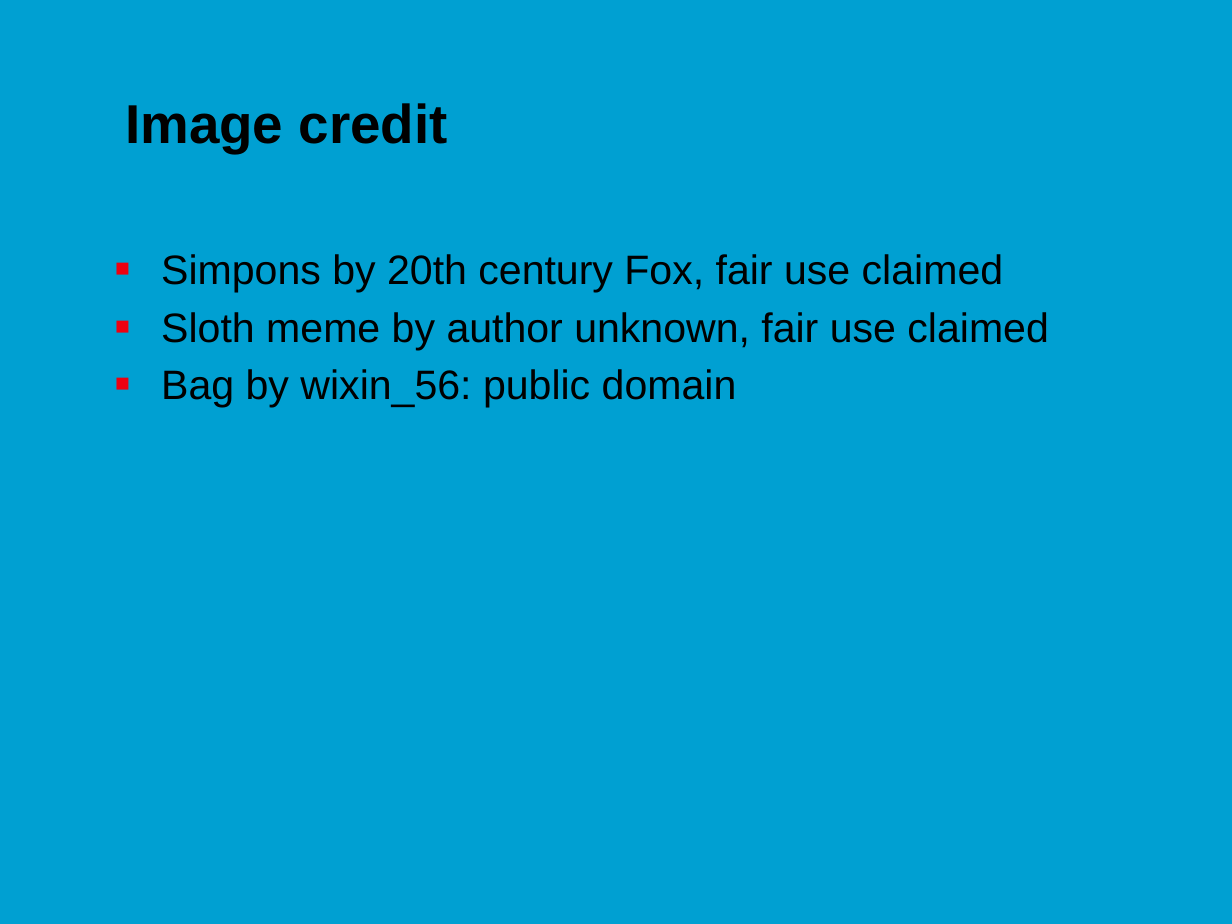
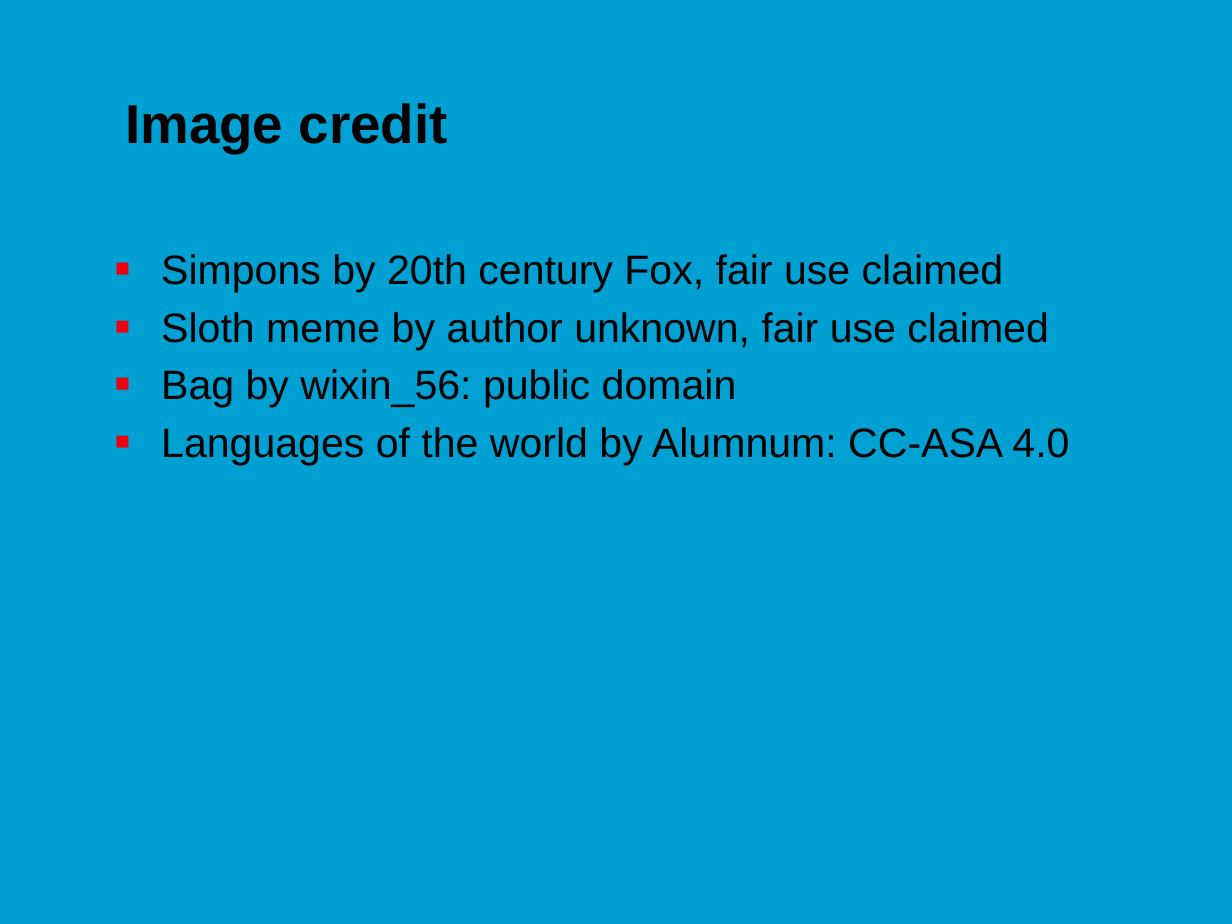
Before and after one commit to jonasmoons/data-driven-learning, a slide deck: slide 23 of slides/Week 6 - text mining.pptx (slide 22 before the commit). Drawn at 1232x924 pixels with LibreOffice and Linux fonts; fonts in the diff are those of the drawing; background and template pictures are left out. Boxes give left, top, right and bottom in pixels: in the first picture for what was removed or moved away, otherwise in the second. Text is boxed around its words. In the diff, an @@ line names an element or a change of style, - is before the commit and + after.

```diff
--- a/slides/Week 6 - text mining.pptx
+++ b/slides/Week 6 - text mining.pptx
@@ text at (161,427,1069,465): paragraph added @@
+■ Languages of the world by Alumnum: CC-ASA 4.0
```
Also in this commit, not shown: 12 other slides changed, 2 slides added, 1 slide removed, 3 other files.
